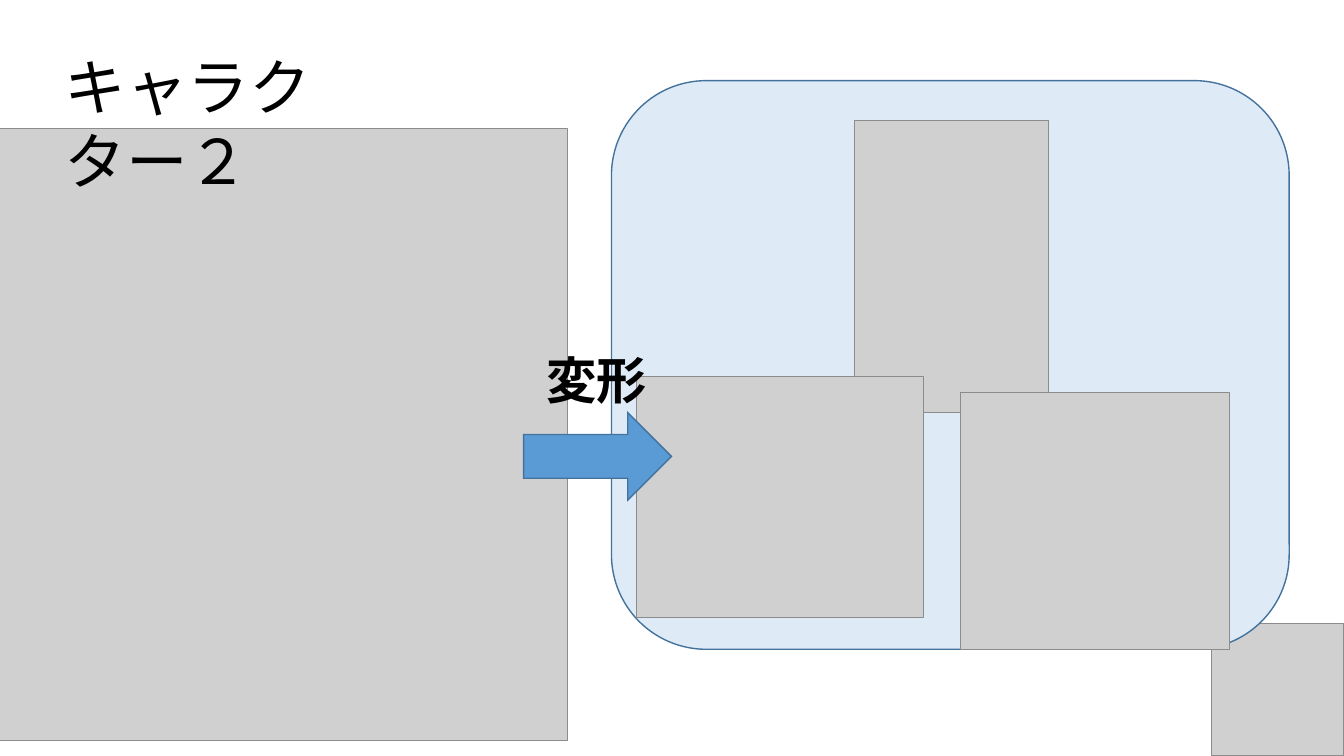
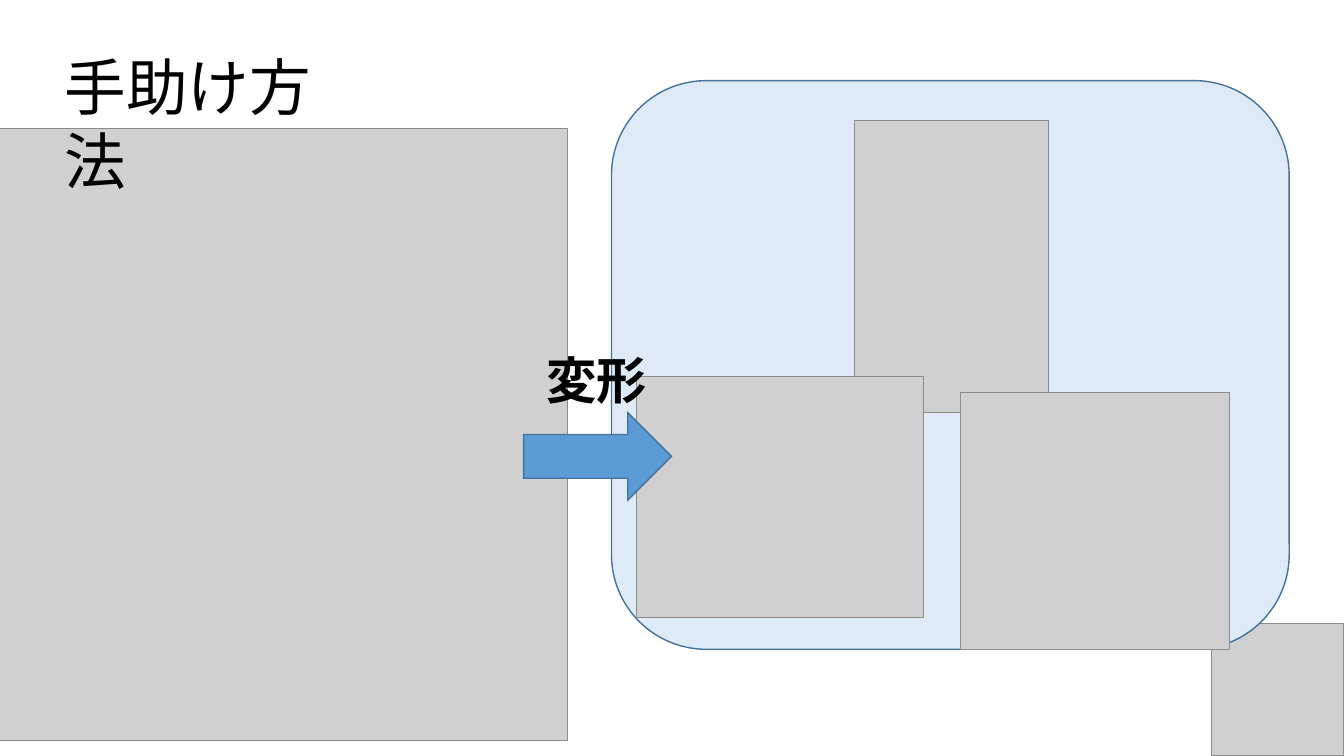
Before and after one commit to CaseStudyG18/master, a slide deck: slide 4 of G18_プレゼン用PWP.pptx. Drawn at 1344x756 pixels with LibreOffice and Linux fonts; fonts in the diff are those of the drawing; grey boxes stand for pictures. Boxes give left, top, right and bottom in pixels: in the first picture for what was removed or moved away, otherwise in the second. Text is boxed around its words. In the diff, an @@ line names an element or a change of style, - is before the commit and + after.

```diff
--- a/G18_プレゼン用PWP.pptx
+++ b/G18_プレゼン用PWP.pptx
@@ text at <box>65,58,311,189</box>: text changed @@
-キャラクター２
+手助け方法
```
Also in this commit, not shown: 3 other slides changed, 1 other file.
